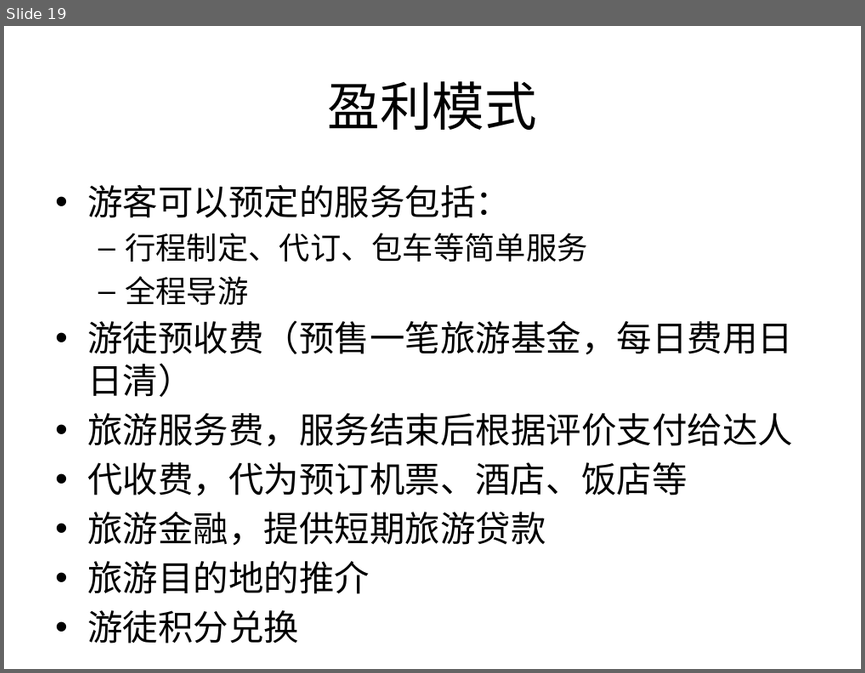
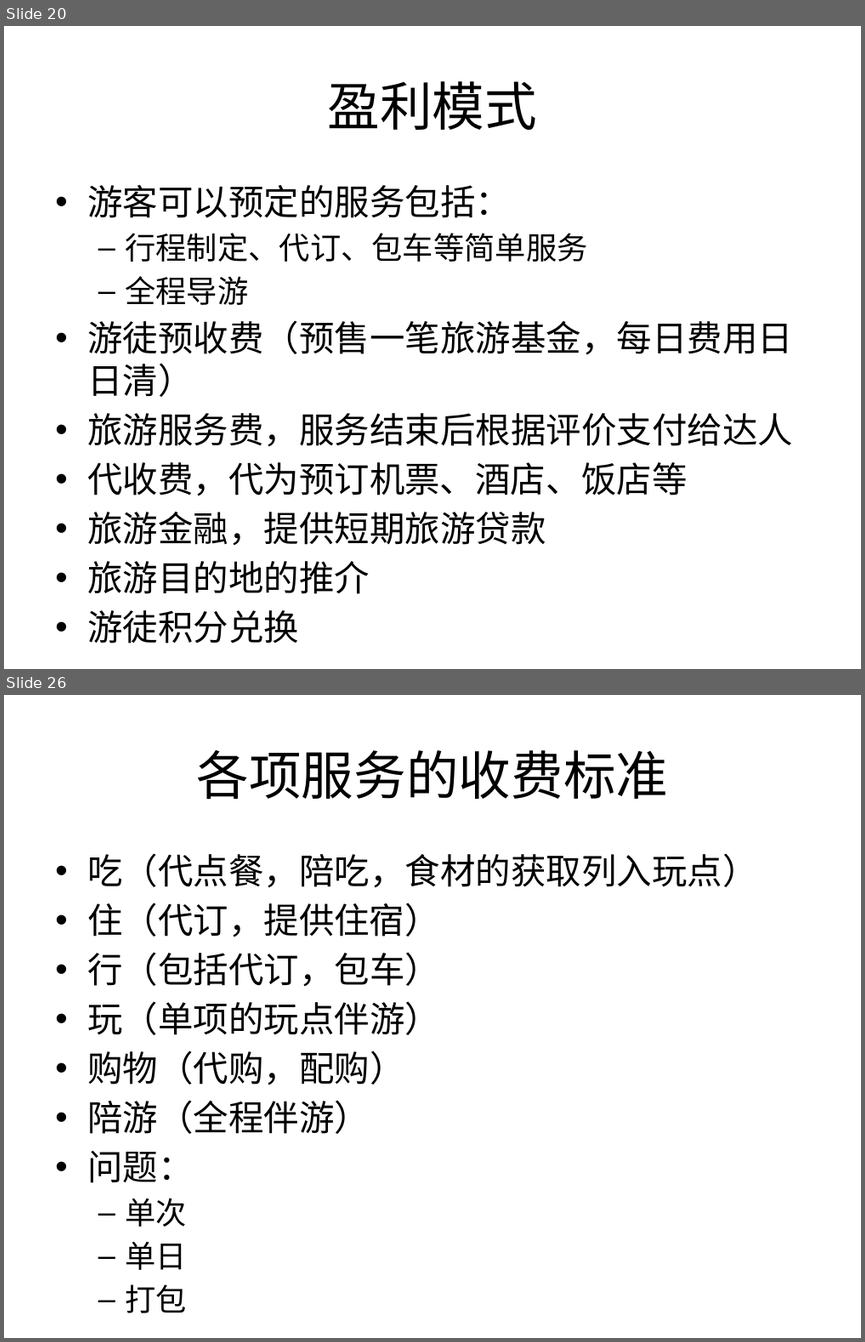
Before and after one commit to Yourtour/yt, a slide deck: yourtour/documents/business/YourTour BP 3.0-合作.pptx. Shown one above the other, each under a label of ours: slide 19 before the commit, slides 20 and 26 after it; the slides between them are not shown. The pictures are 865x673 and 865x1342 pixels, drawn with LibreOffice and Linux fonts; fonts in the diff are those of the drawing. Boxes give left, top, right and bottom in pixels: in the first picture for what was removed or moved away, otherwise in the second. Text is boxed around its words. In the diff, an @@ line names an element or a change of style, - is before the commit and + after.

```diff
--- a/yourtour/documents/business/YourTour BP 3.0-合作.pptx
+++ b/yourtour/documents/business/YourTour BP 3.0-合作.pptx
@@ slide 26 added at <box>4,695,861,1338</box>, background #FFFFFF @@
@@ title added at <box>197,750,669,800</box>, 44 pt, text #000000 @@
+各项服务的收费标准
@@ text added at <box>87,853,757,1270</box>, 29.6 pt, text #000000 @@
+• 吃（代点餐，陪吃，食材的获取列入玩点）
+• 住（代订，提供住宿）
+• 行（包括代订，包车）
+• 玩（单项的玩点伴游）
+• 购物（代购，配购）
+• 陪游（全程伴游）
+• 问题：
+  – 单次
+  – 单日
+  – 打包
@@ what was slide 19 is now slide 20 @@
```
Also in this commit, not shown: 5 slides changed, 5 other slides added, 7 other files.
